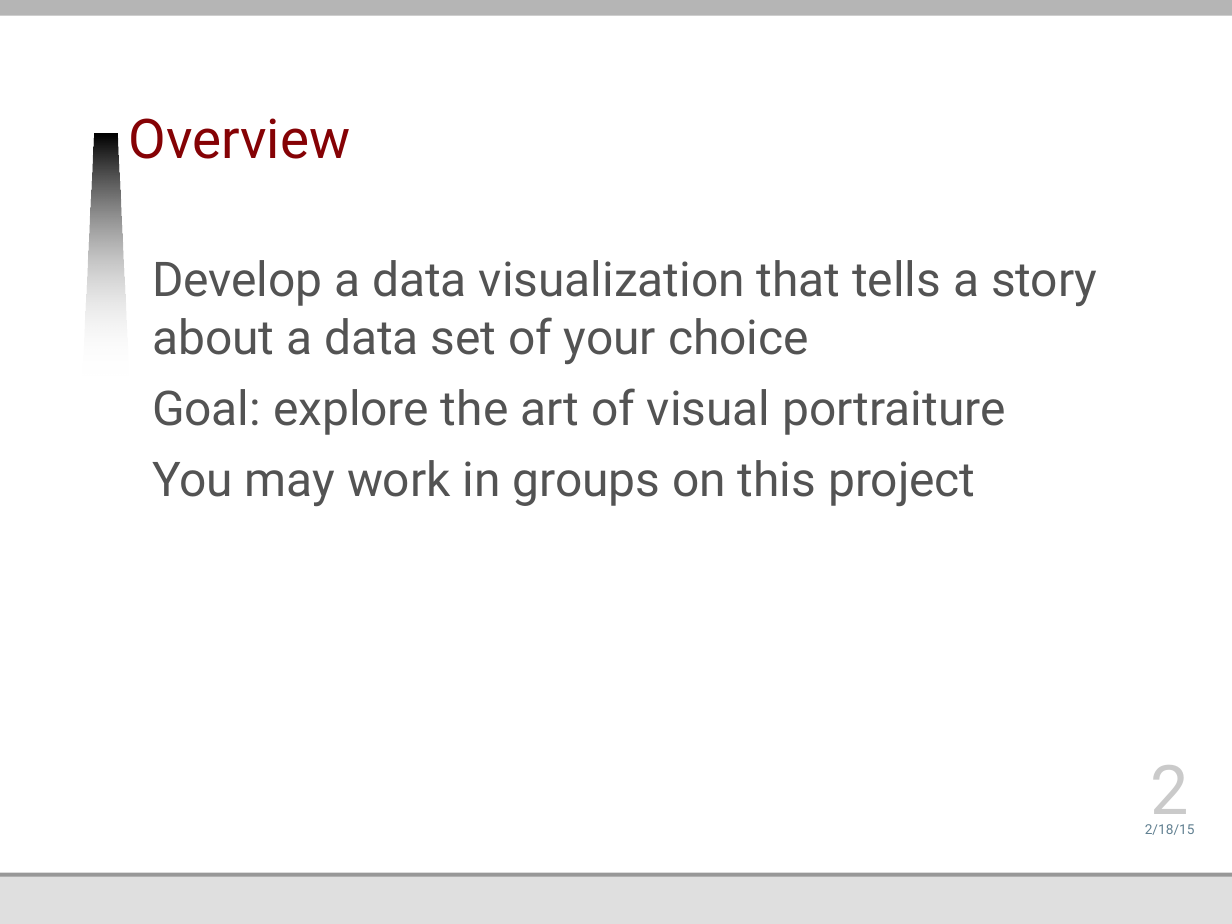
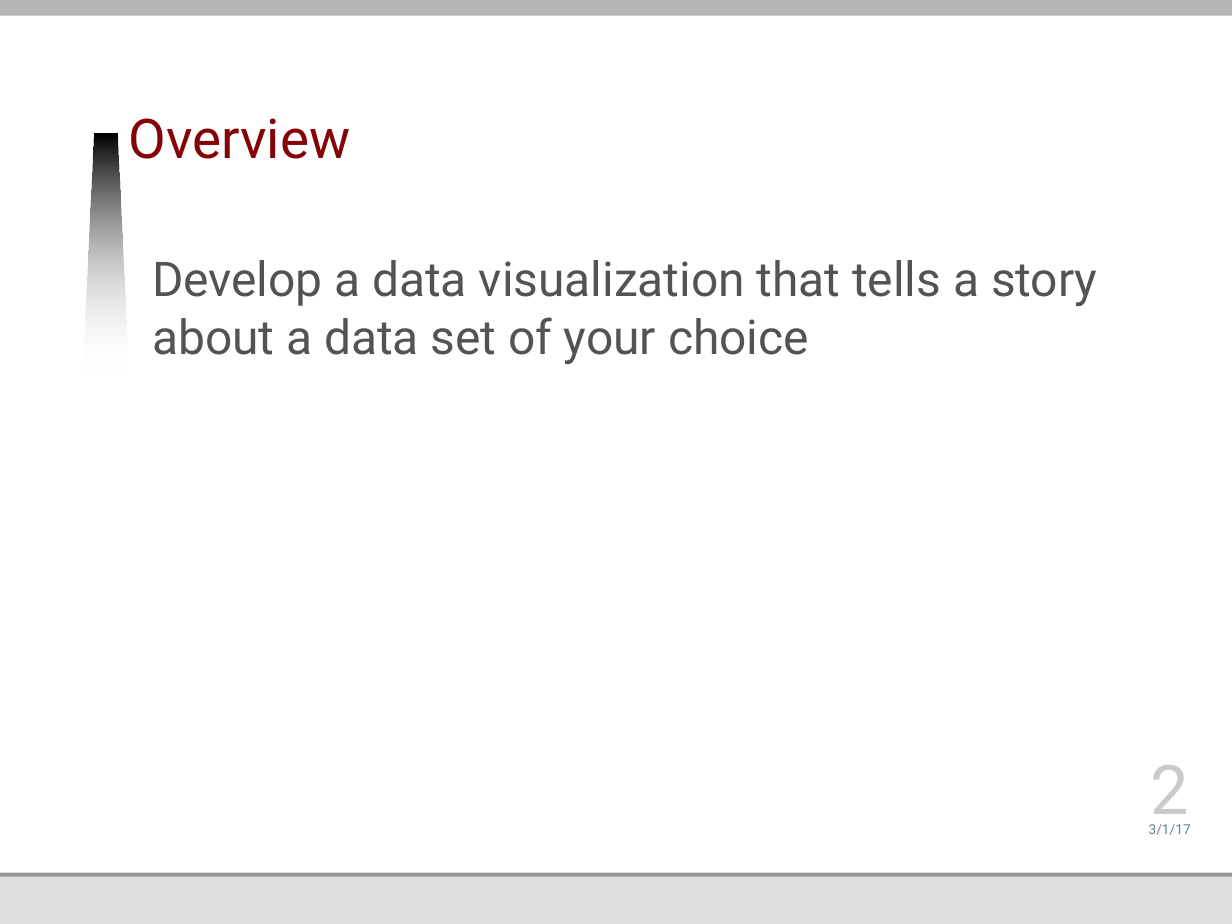
Before and after one commit to jmankoff/data, a slide deck: slide 2 of Lectures/Project 1.pptx. Drawn at 1232x924 pixels with LibreOffice and Linux fonts; fonts in the diff are those of the drawing; background and template pictures are left out. Boxes give left, top, right and bottom in pixels: in the first picture for what was removed or moved away, otherwise in the second. Text is boxed around its words. In the diff, an @@ line names an element or a change of style, - is before the commit and + after.

Commit message:
Added Iterative Design lecture. Fixed up Project 1.

```diff
--- a/Lectures/Project 1.pptx
+++ b/Lectures/Project 1.pptx
@@ text at bbox=[152, 388, 1005, 506]: paragraphs removed @@
-Goal: explore the art of visual portraiture
-You may work in groups on this project
@@ text at bbox=[1149, 824, 1191, 835]: text changed @@
-2/18/15
+3/1/17
```
Also in this commit, not shown: 9 other slides changed, 2 other files.
